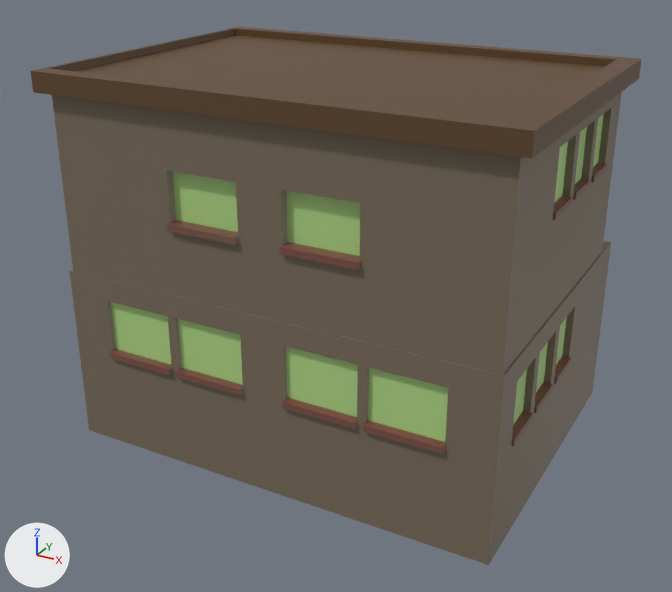
The FBX model Assets/Models/Crossing/Crossing_Buildings/Individual_Buildings/West_House_02.fbx: old version first, new version second.
Both versions are drawn from a camera (50 mm lens) standing at (-1.113, -1.451, 0.324) and looking at (-1.369, -0.985, 0.09). Every picture has the same lights, and +X, +Y and +Z are marked at lower left. Where no turn or scale is listed for an object, it has been applied to the vertices.

Before the edit, the objects in view are built like this:
```python
me_mesh = bpy.data.meshes.new('Mesh')
me_mesh.from_pydata(...)  # 379 vertices, 337 faces; spans x -0.143..0.143, y -0.106..0.106, z -0.116..0.116
me_mesh.materials.append(mat_flatcolorbase6)  # picture img_plaza_07_diffuse_jpg
ob_west_house_02 = bpy.data.objects.new('West_House_02', me_mesh)
ob_west_house_02.location = (-1.3672, -0.9713, 0.1156)
```
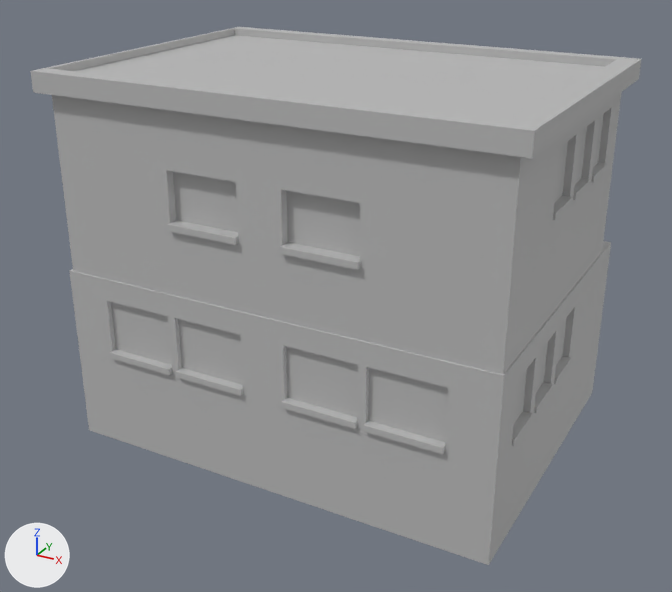
The change, as a diff of the scene's bpy script:
```diff
--- a/Assets/Models/Crossing/Crossing_Buildings/Individual_Buildings/West_House_02.fbx.py
+++ b/Assets/Models/Crossing/Crossing_Buildings/Individual_Buildings/West_House_02.fbx.py
@@ mat_environment_02 @@
+mat_environment_02 = principled_material('Environment_02')
+mat_environment_02.base_color = (0.5, 0.5, 0.5)  # grey #bcbcbc
@@ me_mesh @@
 me_mesh.from_pydata(...)  # 379 vertices, 337 faces; spans x -0.143..0.143, y -0.106..0.106, z -0.116..0.116
-me_mesh.materials.append(mat_flatcolorbase6)  # picture img_plaza_07_diffuse_jpg
+me_mesh.materials.append(mat_environment_02)  # grey #bcbcbc
```

Where the change shows, as pixel boxes (x1, y1, x2, y2) in the pictures (672 x 592 px):
'West_House_02', recoloured (brown to grey)
    both: (30, 27, 641, 565)
